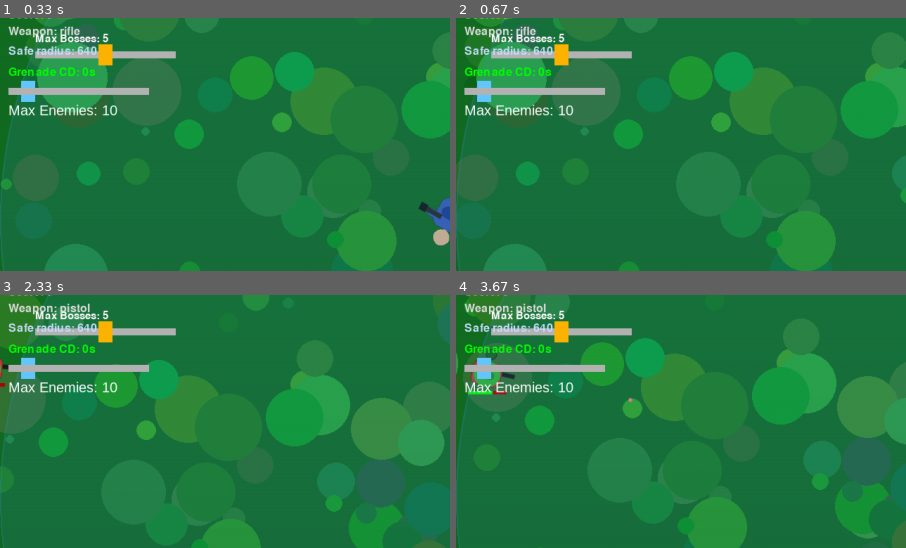
Above: before the commit, frames 1-4 (two rows, left to right).
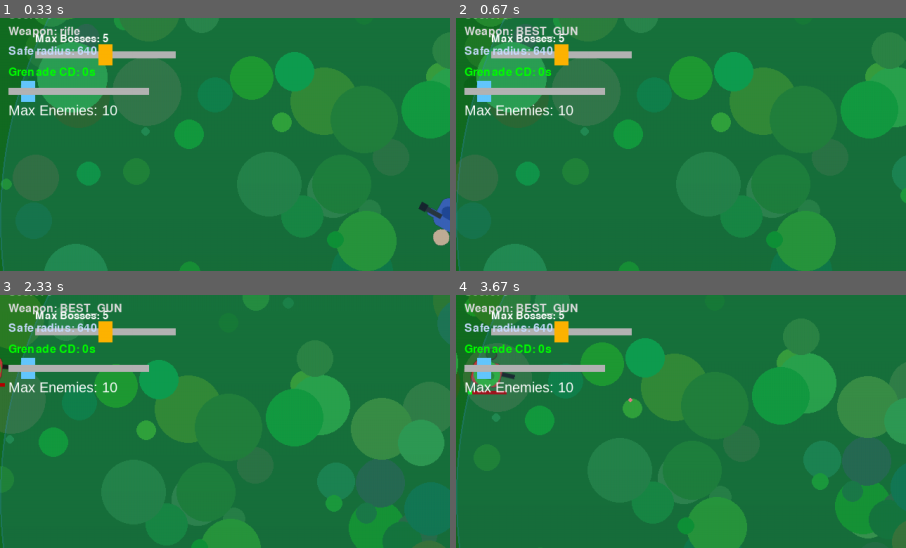
Above: after the commit, the same moments.

Repository: SAYANSAMANTA2005/pygames
Game: pygame game, started from improved slider added pygame6.py
The game is run twice, just before and just after one commit, with the same random seed, the same clock (stepped at 60 frames per second) and the same inputs.
Inputs (mouse positions are % of the whole screen's width and height, from its top left):
- Up to frame 1 (0.33 s): no input
- Up to frame 2 (0.67 s): hold 3 from 0.33 s (still down); hold Right from 0.33 s (still down)
- Up to frame 3 (2.33 s): release 3 at 0.8 s; release Right at 0.8 s; click (3, 25) at 0.88 s; hold Right 1.17-1.63 s; tap 1 at 1.32 s; hold Up 1.67-1.97 s; tap 2 at 1.82 s; hold Right from 2 s (still down); tap 3 at 2.15 s
- Up to frame 4 (3.67 s): release Right at 2.47 s; hold Left 2.5-3.03 s; tap 1 at 2.65 s; hold Down 3.07-3.37 s; tap 2 at 3.22 s; hold Left from 3.4 s (still down); tap 3 at 3.55 s
The pictures show only the part of the screen within x 0-50%, y 10-60%; the shares and areas given below are measured in that part.

Frame 1 is identical in both runs. In frame 2, 0.3% of the frame differs, in the area x 13-28%, y 3-8%; in frame 3, 0.4%; in frame 4, 0.4%, in the area x 3-28%, y 3-40%.

Commit message:
Update improved slider added pygame6.py

Diff:
--- a/improved slider added pygame6.py
+++ b/improved slider added pygame6.py
@@ -718,7 +718,7 @@
                 if ev.key == pygame.K_2:
                     player.switch_weapon('pistol')
                 if ev.key == pygame.K_3:
-                    player.switch_weapon('BEST _GUN')
+                    player.switch_weapon('BEST_GUN')
                 if ev.key == pygame.K_r and player.health <= 0:
                     # restart
                     enemies.empty(); bullets.empty(); pickups.empty()
